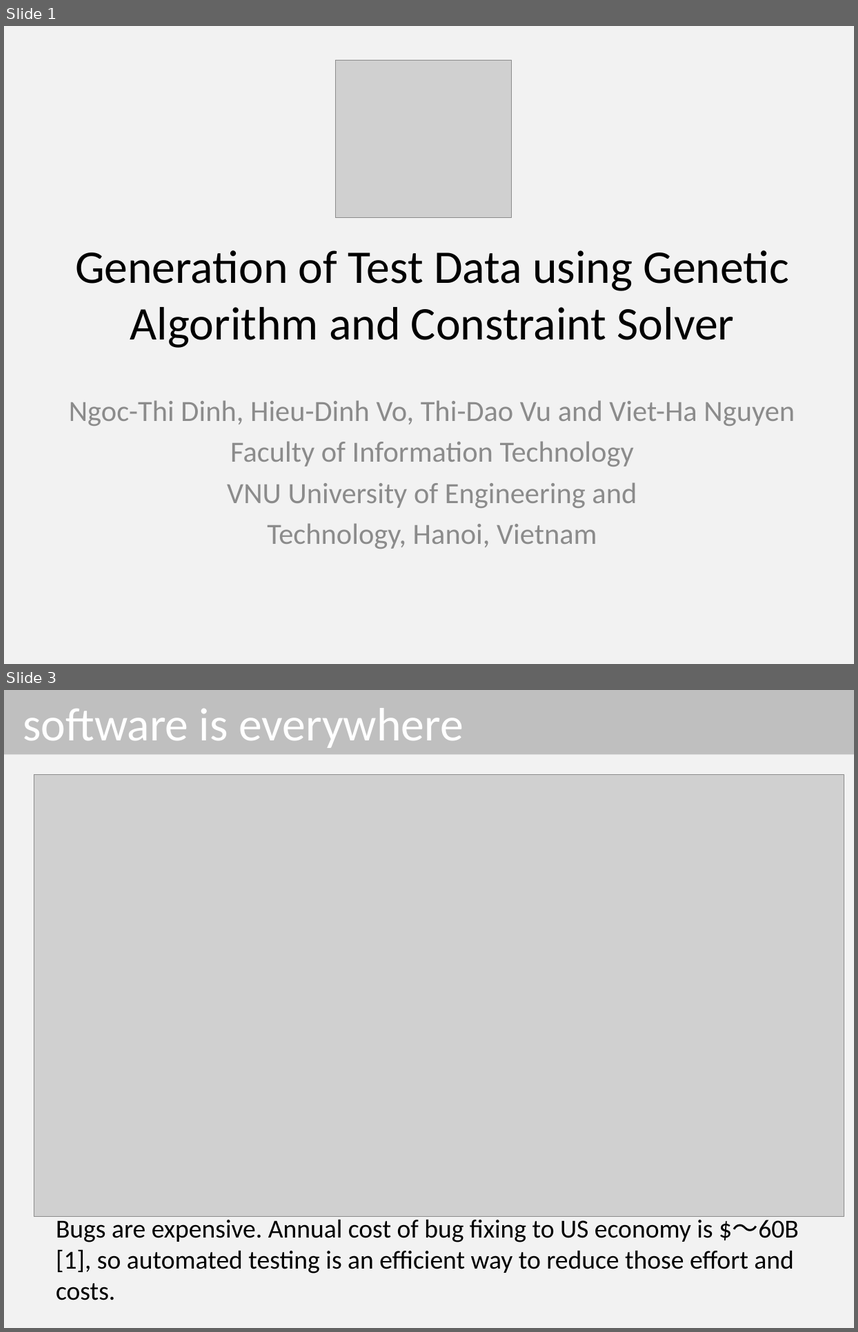
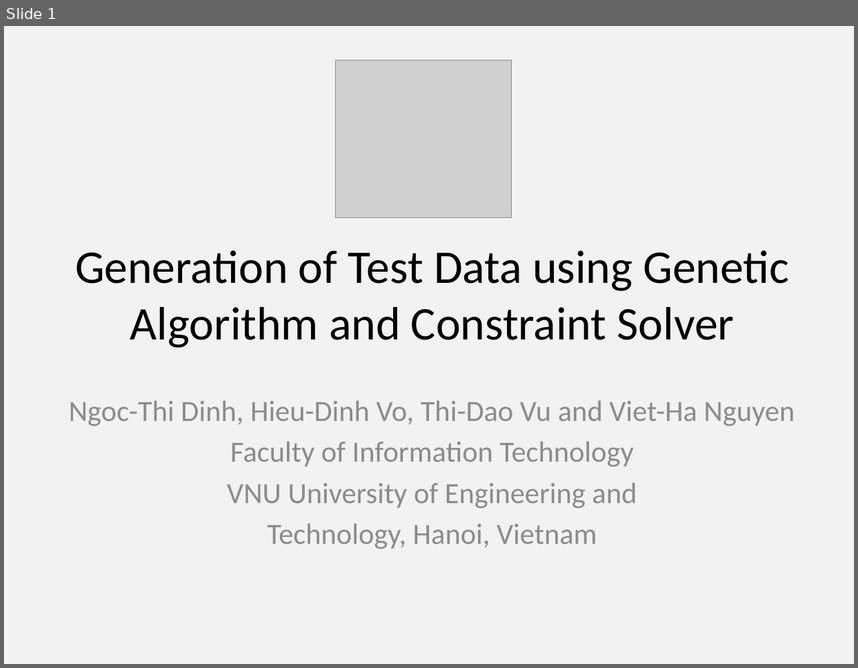
Before and after one commit to dinhngocthi/GAsource, a slide deck: CFT4CUnitSrc/src/report/ACIIDS2016_Presentation.pptx. Shown one above the other, each under a label of ours: slides 1 and 3 before the commit, slide 1 after it; the slides between them are not shown. The pictures are 858x1332 and 858x668 pixels, drawn with LibreOffice and Linux fonts; fonts in the diff are those of the drawing; grey boxes stand for pictures. Boxes give left, top, right and bottom in pixels: in the first picture for what was removed or moved away, otherwise in the second. Text is boxed around its words. In the diff, an @@ line names an element or a change of style, - is before the commit and + after.

```diff
--- a/CFT4CUnitSrc/src/report/ACIIDS2016_Presentation.pptx
+++ b/CFT4CUnitSrc/src/report/ACIIDS2016_Presentation.pptx
@@ slide 3 removed at <box>4,690,854,1328</box>, background #F2F2F2 @@
@@ title removed at <box>4,690,854,755</box> @@
-software is everywhere
@@ picture removed at <box>34,774,844,1216</box> @@
@@ text removed at <box>56,1216,799,1300</box> @@
-Bugs are expensive. Annual cost of bug fixing to US economy is $～60B [1], so automated testing is an efficient way to reduce those effort and costs.
```
Also in this commit, not shown: 2 slides changed, 25 other slides removed.
